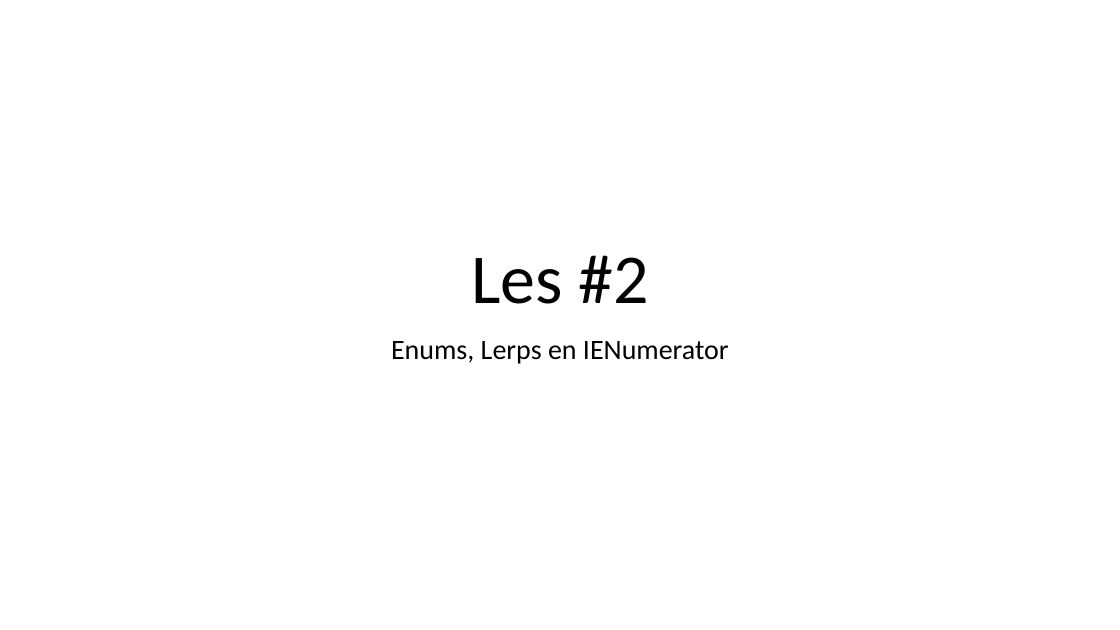
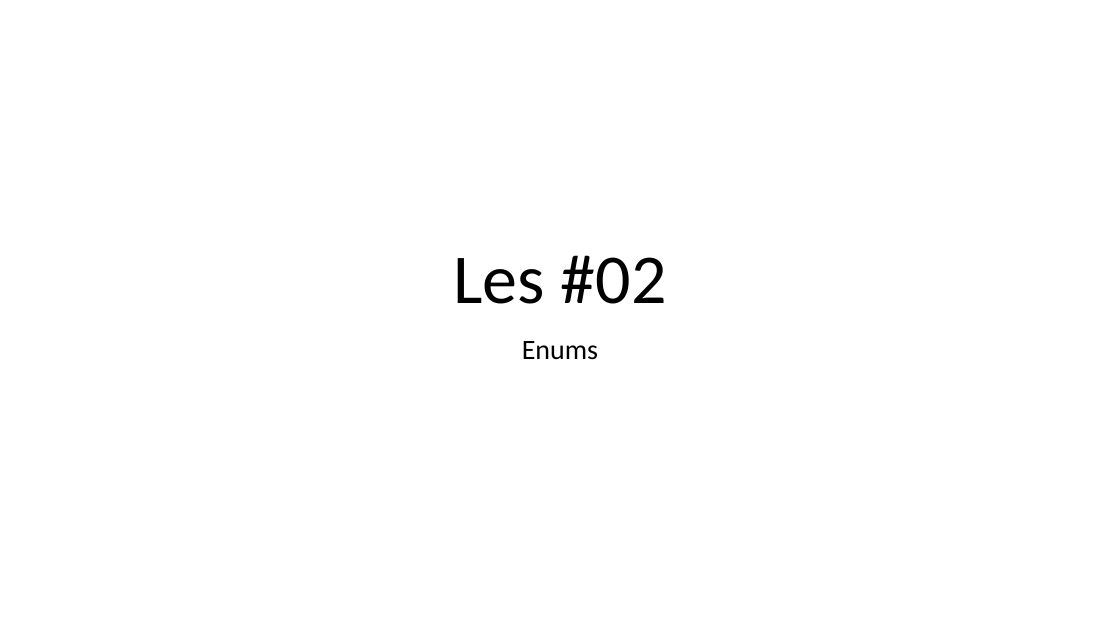
Before and after one commit to DaandenHartog/Seminar_ProgrammingPrinciples, a slide deck: slide 1 of Presentations/PPC_Lesson_Enum.pptx. Drawn at 1120x630 pixels with LibreOffice and Linux fonts; fonts in the diff are those of the drawing. Boxes give left, top, right and bottom in pixels: in the first picture for what was removed or moved away, otherwise in the second. Text is boxed around its words. In the diff, an @@ line names an element or a change of style, - is before the commit and + after.

```diff
--- a/Presentations/PPC_Lesson_Enum.pptx
+++ b/Presentations/PPC_Lesson_Enum.pptx
@@ title at bbox=[453, 255, 667, 304]: text changed @@
-Les #2
+Les #02
@@ subtitle at bbox=[522, 341, 598, 360]: text changed @@
-Enums, Lerps en IENumerator
+Enums
```
Also in this commit, not shown: 5 slides added, 1 other file.
